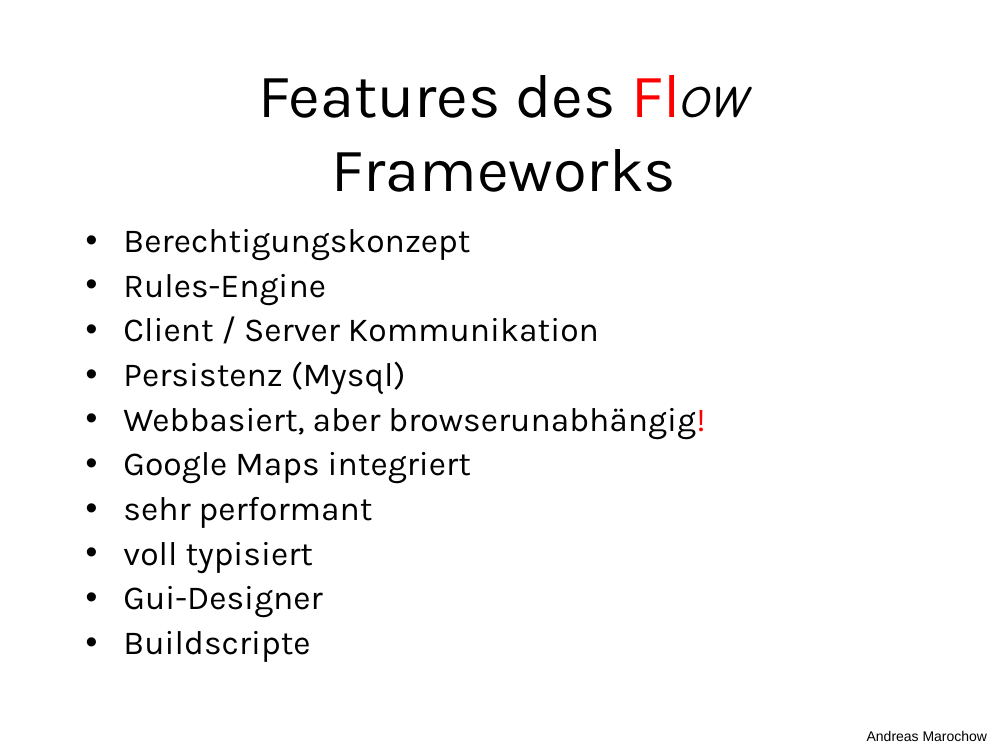
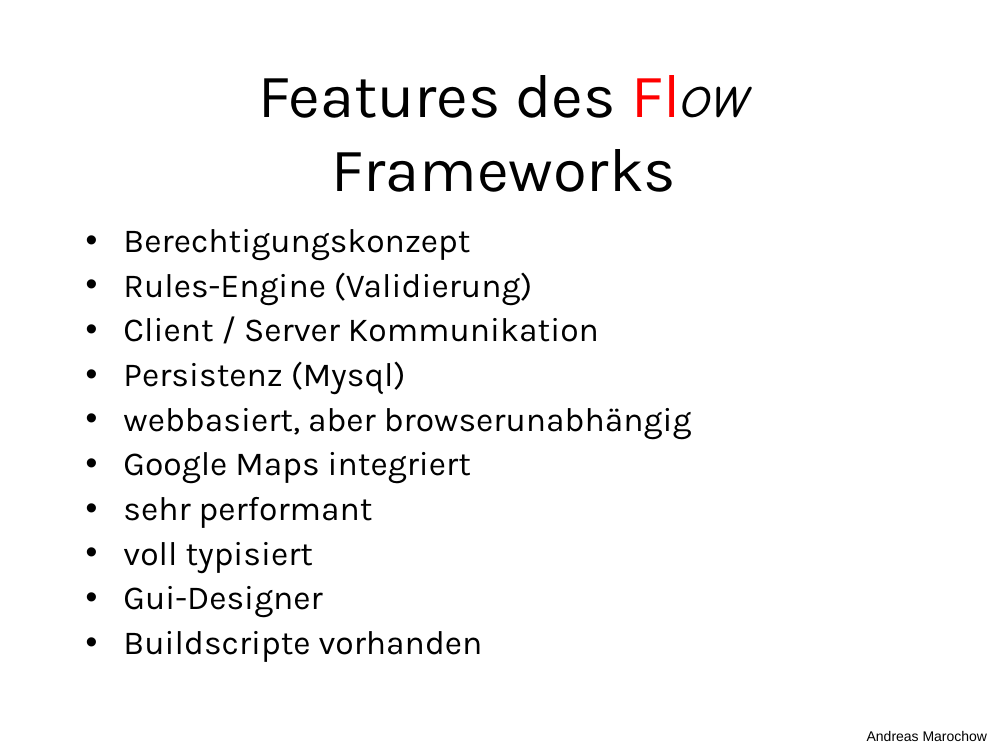
Before and after one commit to freezzer/flow, a slide deck: slide 5 of docs/Flow.ppt. Drawn at 1008x756 pixels with LibreOffice and Linux fonts; fonts in the diff are those of the drawing. Boxes give left, top, right and bottom in pixels: in the first picture for what was removed or moved away, otherwise in the second. Text is boxed around its words. In the diff, an @@ line names an element or a change of style, - is before the commit and + after.

```diff
--- a/docs/Flow.ppt
+++ b/docs/Flow.ppt
@@ text at (123,273,532,306): text changed @@
-• Rules-Engine
+• Rules-Engine (Validierung)
@@ text at (123,408,692,440): text changed @@
-• Webbasiert, aber browserunabhängig!
+• webbasiert, aber browserunabhängig
@@ text at (123,631,483,662): text changed @@
-• Buildscripte
+• Buildscripte vorhanden
```
Also in this commit, not shown: 4 other slides changed, 4 other files.
